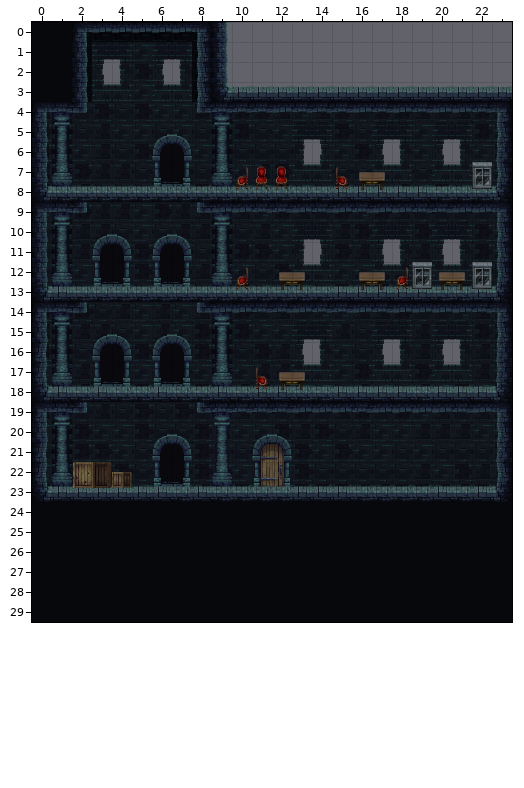
Tiled map (JSON) -- public/assets/maps/office.json. Above: the version before the commit.
Cells are 32x32 px. Shown: x 0..23, y 0..29.
Now the later version:
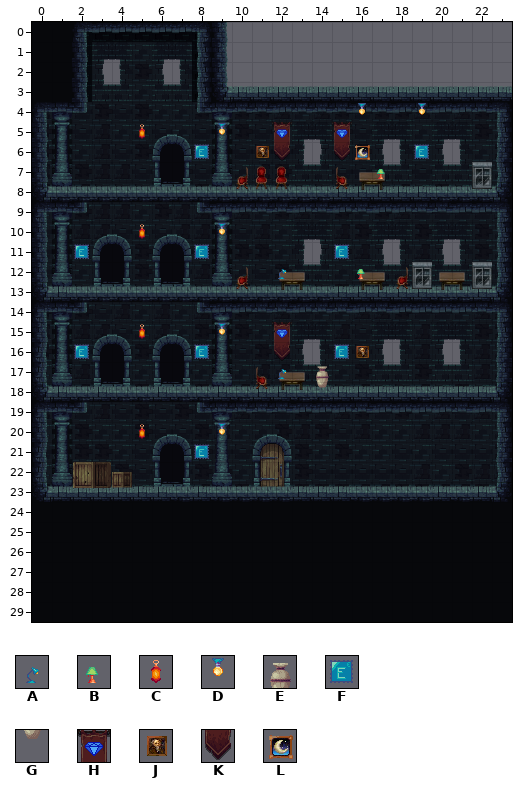
Key: from "officetiles": A 189, B 190, C 191, D 192, E 286, F 298, G 307, H 319, J 320, K 340, L 341.
_ is an empty cell.
Tiles of an added or newly shown layer are drawn over the layers below it.
From old to new:
Changed rows in their new state; . is an unchanged cell.
Layer "decor":
first column x 8:
 5 ....H..H....
 6 F...K..K...F
first column x 2:
11 F.....F......F
first column x 2:
15 ...C......H...
16 F.....F...K..F
first column x 8:
21 F
Layer "frontdecor":
first column x 5:
 4 ...........D..D
 5 C...D..........
 6 ......J....L...
first column x 5:
10 C...D
first column x 5:
15 ....D.......
16 ...........J
17 .........E..
18 .........G..
20 C...D.......
Layer "frontdecor2" (added):
first column x 17:
 7 B
first column x 12:
12 A...B
first column x 12:
17 A
